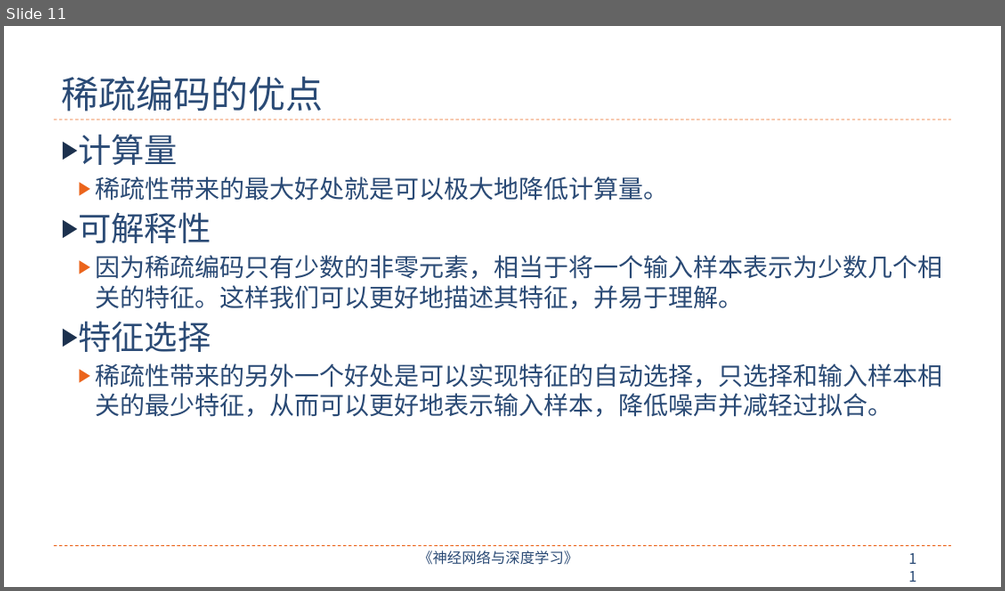
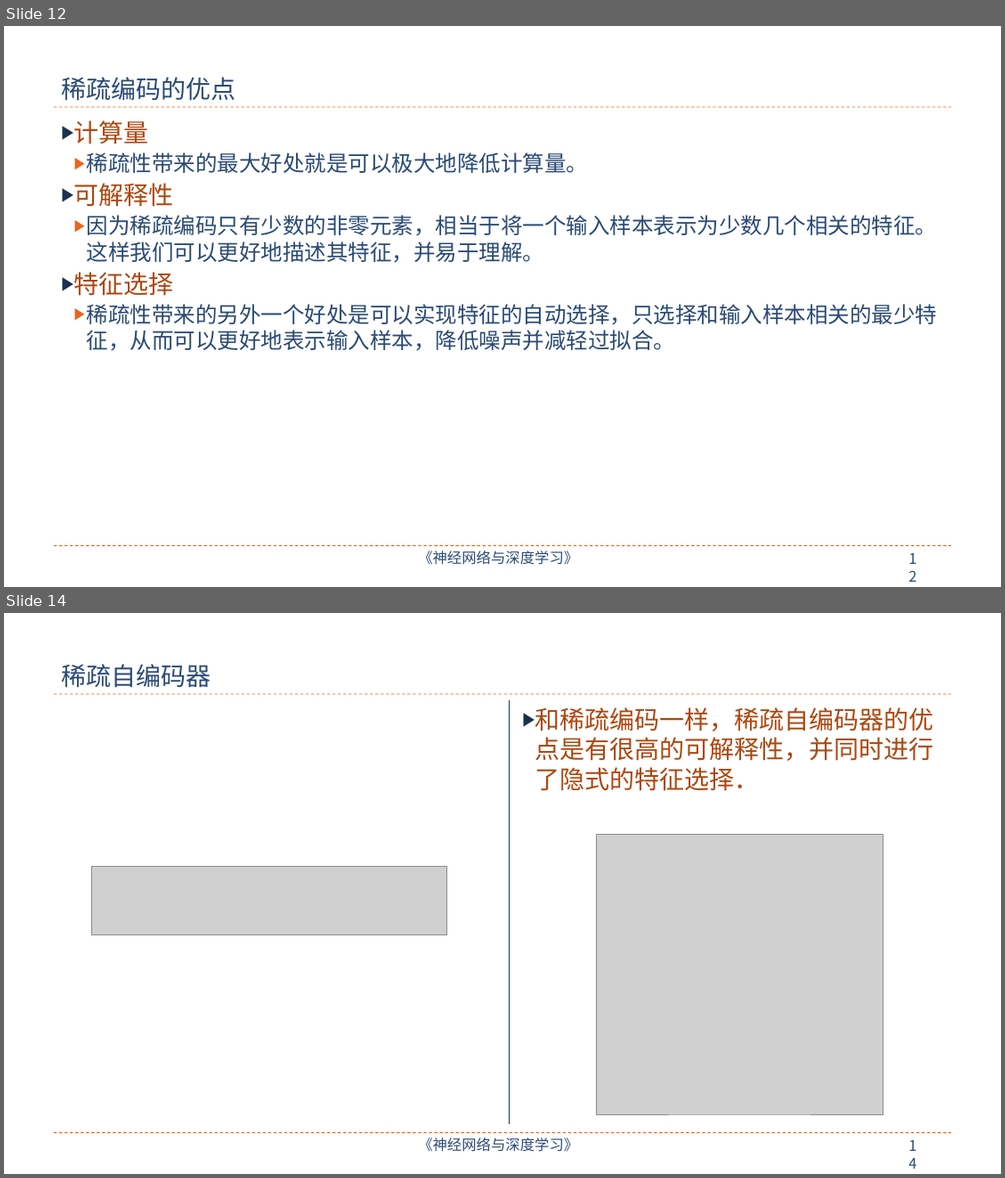
Before and after one commit to nndl/nndl.github.io, a slide deck: ppt/chap-无监督学习.pptx. Shown one above the other, each under a label of ours: slide 11 before the commit, slides 12 and 14 after it; the slides between them are not shown. The pictures are 1005x591 and 1005x1178 pixels, drawn with LibreOffice and Linux fonts; fonts in the diff are those of the drawing; grey boxes stand for pictures. Boxes give left, top, right and bottom in pixels: in the first picture for what was removed or moved away, otherwise in the second. Text is boxed around its words. In the diff, an @@ line names an element or a change of style, - is before the commit and + after.

```diff
--- a/ppt/chap-无监督学习.pptx
+++ b/ppt/chap-无监督学习.pptx
@@ slide 14 added at box(4, 613, 1001, 1174), background #FFFFFF; not listed: 4 template elements that a slide beside it also shows @@
@@ title added at box(61, 664, 210, 688), 24 pt, text #2A4A75 @@
+稀疏自编码器
@@ line added from (509, 700) to (509, 1124), #1C314E 0.75 pt @@
@@ text added at box(535, 707, 934, 791), 24 pt, text #AD470F @@
+▶ 和稀疏编码一样，稀疏自编码器的优点是有很高的可解释性，并同时进行了隐式的特征选择．
@@ picture added at box(596, 835, 883, 1114) @@
@@ picture added at box(91, 866, 447, 934) @@
@@ what was slide 11 is now slide 12 @@
@@ slide 12 changed as well @@
@@ title "稀疏编码的优点" at box(61, 77, 235, 101): size 36 to 24 pt, font Noto Sans CJK SC to Arial @@
@@ text "计算量": place and size @@
-text "计算量" at box(78, 134, 942, 417)
+text "计算量" at box(74, 120, 938, 351)
@@ text "计算量" at box(74, 120, 938, 351): size 32 to 24 pt, text colour #2A4A75 to #AD470F in "计算量", "可解释性", "特征选择"; font Noto Sans CJK SC to Times New Roman, size 24 to 21 pt; indent changed; less space between paragraphs @@
@@ line moved from (54, 119) - (952, 119) to (54, 107) - (952, 107) @@
@@ page number at box(901, 547, 932, 572): text changed @@
-11
+12
```
Also in this commit, not shown: 20 other slides changed, 6 other slides added, 6 slides removed, 1 other file.
